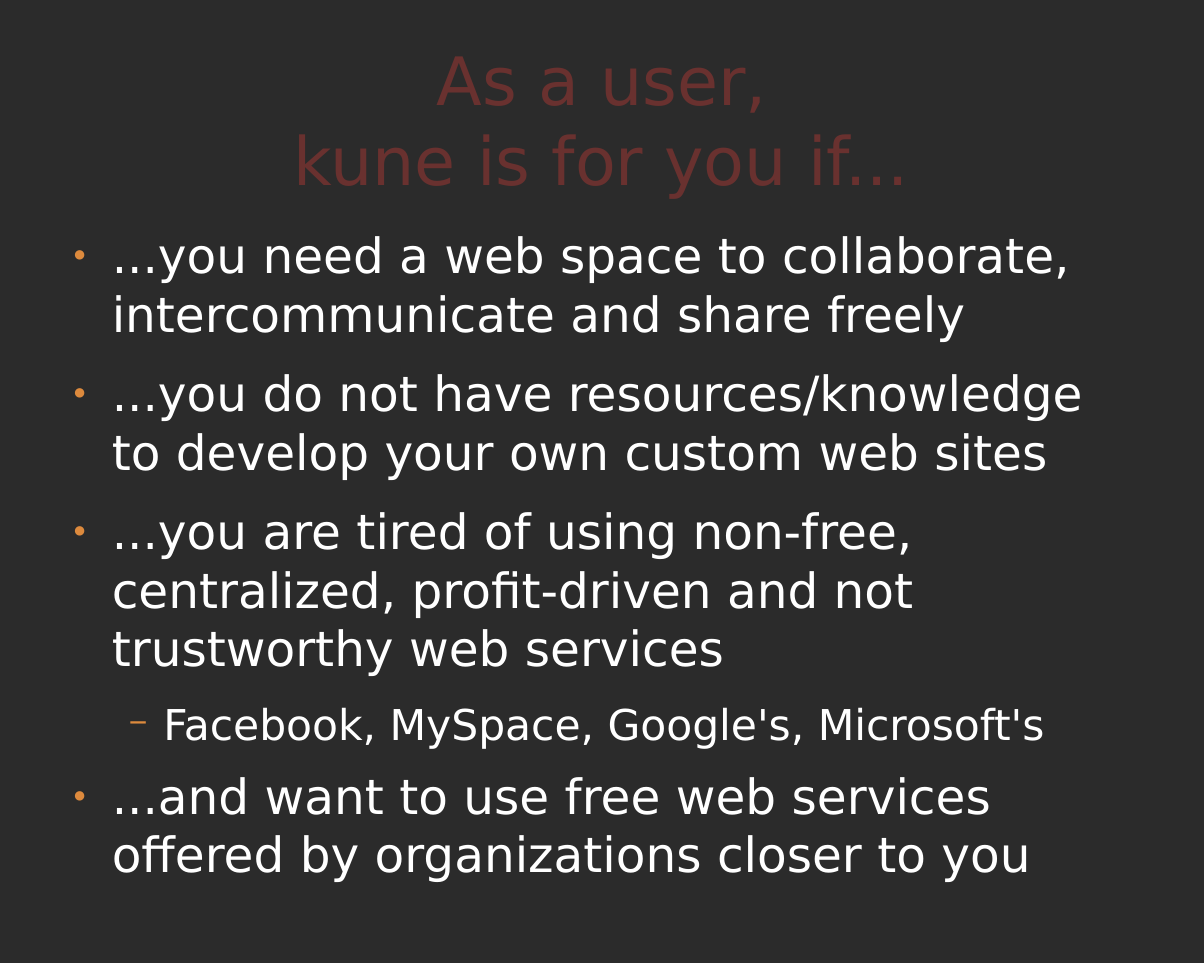
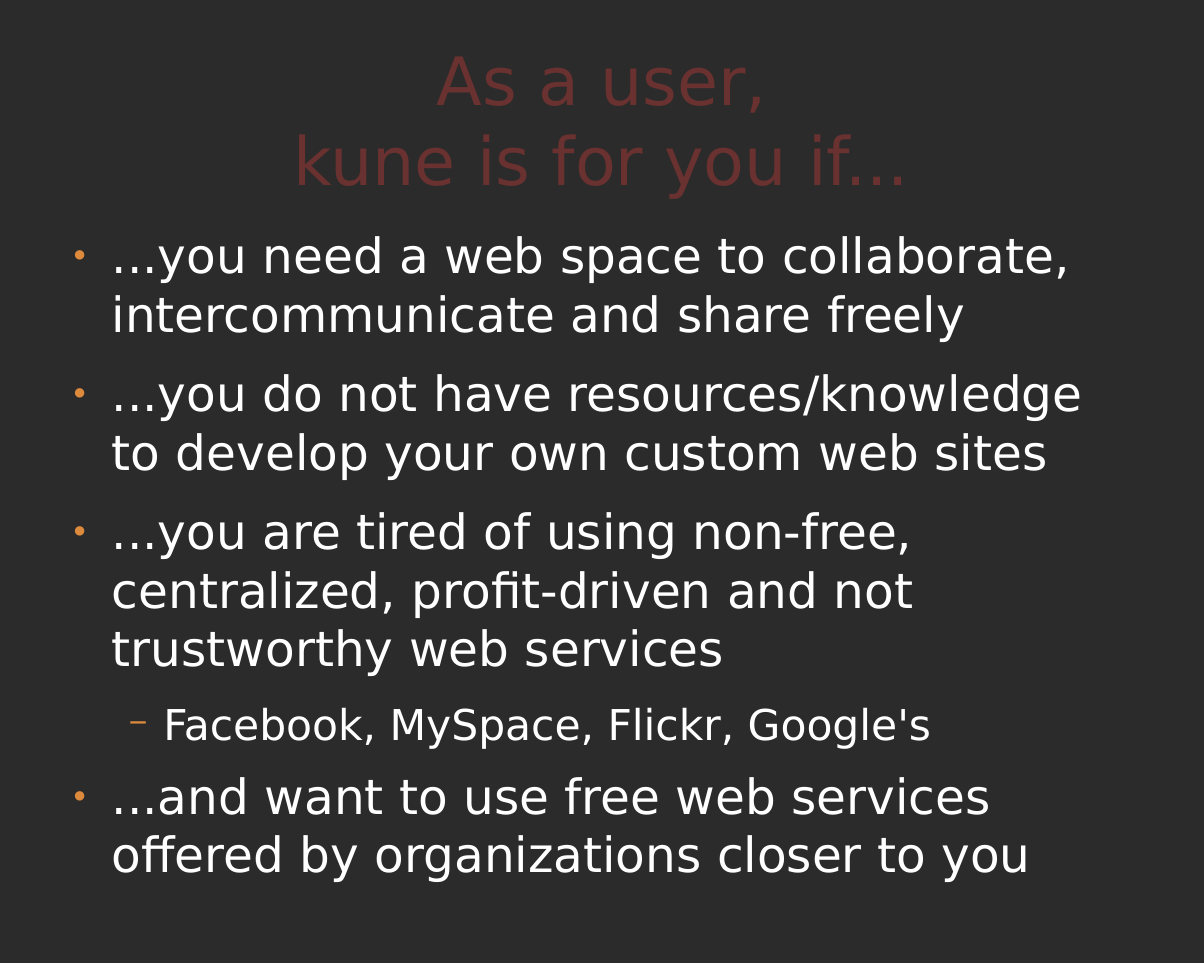
Before and after one commit to comunes/kune, a slide deck: slide 18 of doc/kune-ene-09.odp. Drawn at 1204x963 pixels with LibreOffice and Linux fonts; fonts in the diff are those of the drawing; background and template pictures are left out; a plain dark background stands for a picture behind light text. Boxes give left, top, right and bottom in pixels: in the first picture for what was removed or moved away, otherwise in the second. Text is boxed around its words. In the diff, an @@ line names an element or a change of style, - is before the commit and + after.

```diff
--- a/doc/kune-ene-09.odp
+++ b/doc/kune-ene-09.odp
@@ text at bbox=[163, 707, 931, 749]: text changed @@
-  − Facebook, MySpace, Google's, Microsoft's
+  − Facebook, MySpace, Flickr, Google's
```
Also in this commit, not shown: 1 other slide changed.
